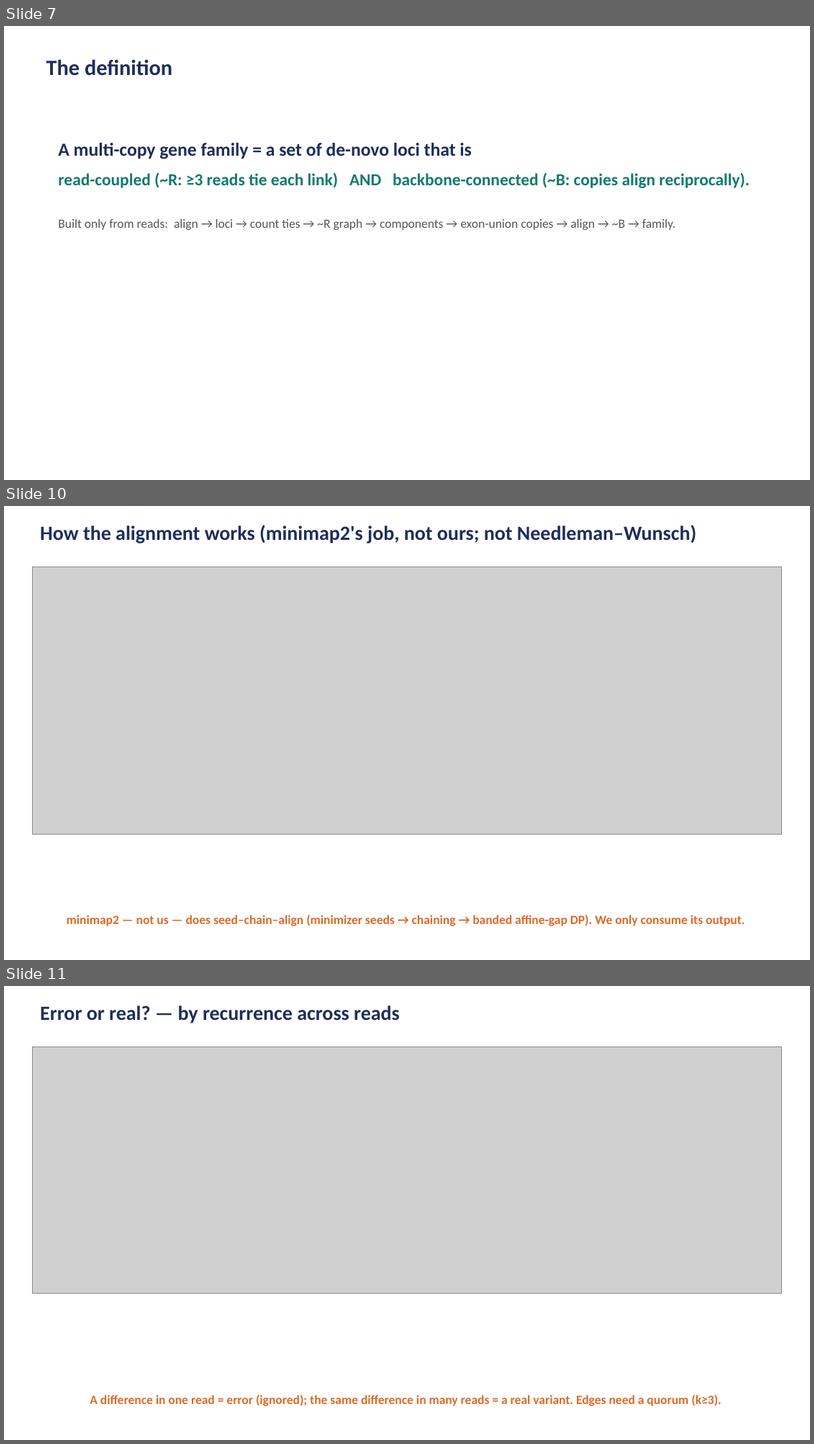
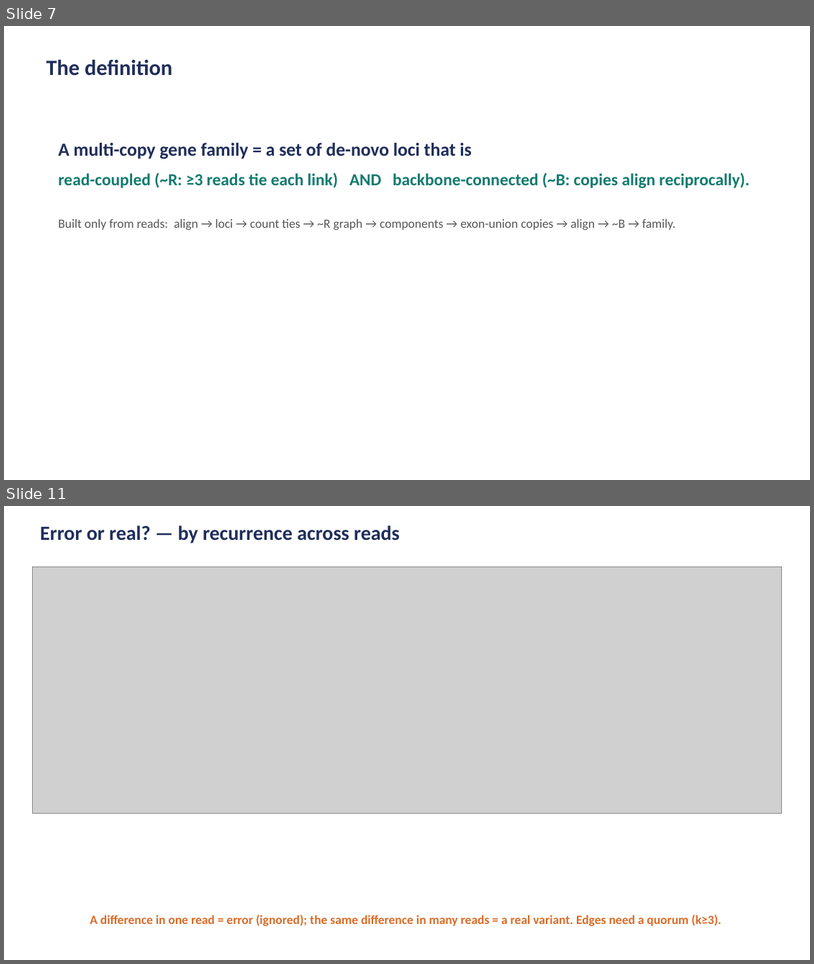
Before and after one commit to juanfraitu1/Rustle, a slide deck: bench/family_definition_visual.pptx. Shown one above the other, each under a label of ours: slides 7, 10 and 11 before the commit, slides 7 and 11 after it; the slides between them are not shown. The pictures are 814x1444 and 814x964 pixels, drawn with LibreOffice and Linux fonts; fonts in the diff are those of the drawing; grey boxes stand for pictures. Boxes give left, top, right and bottom in pixels: in the first picture for what was removed or moved away, otherwise in the second. Text is boxed around its words. In the diff, an @@ line names an element or a change of style, - is before the commit and + after.

```diff
--- a/bench/family_definition_visual.pptx
+++ b/bench/family_definition_visual.pptx
@@ slide 10 removed at (4, 506, 810, 960), background #FFFFFF @@
@@ text removed at (40, 525, 697, 543) @@
-How the alignment works (minimap2's job, not ours; not Needleman–Wunsch)
@@ picture removed at (32, 566, 782, 834) @@
@@ text removed at (67, 914, 745, 926) @@
-minimap2 — not us — does seed–chain–align (minimizer seeds → chaining → banded affine-gap DP). We only consume its output.
```
Also in this commit, not shown: 2 slides changed, 1 slide added, 4 other files.
